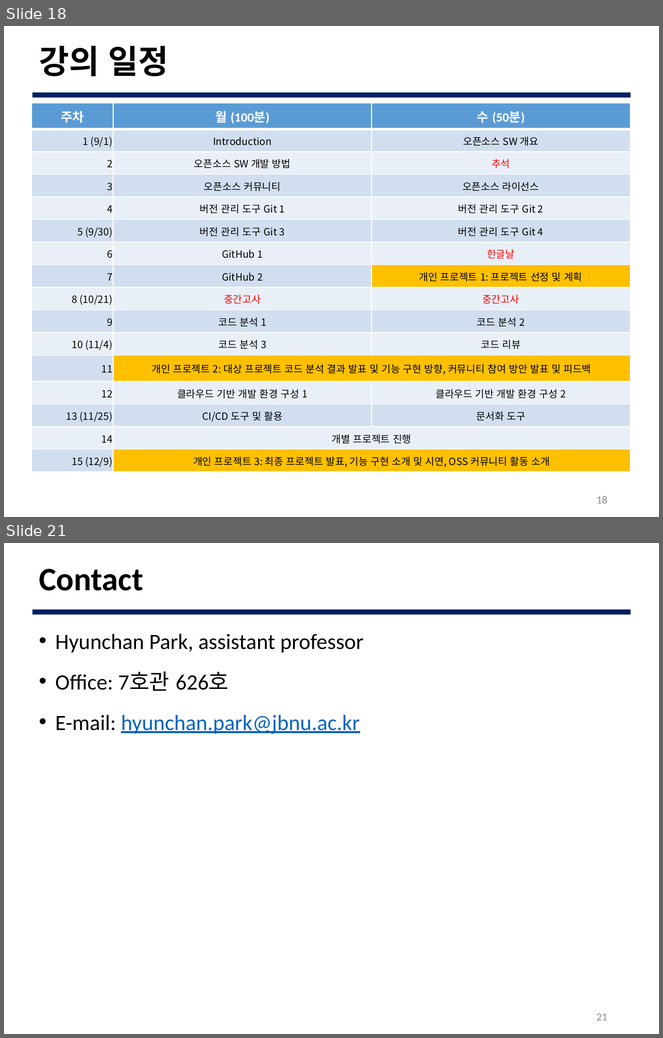
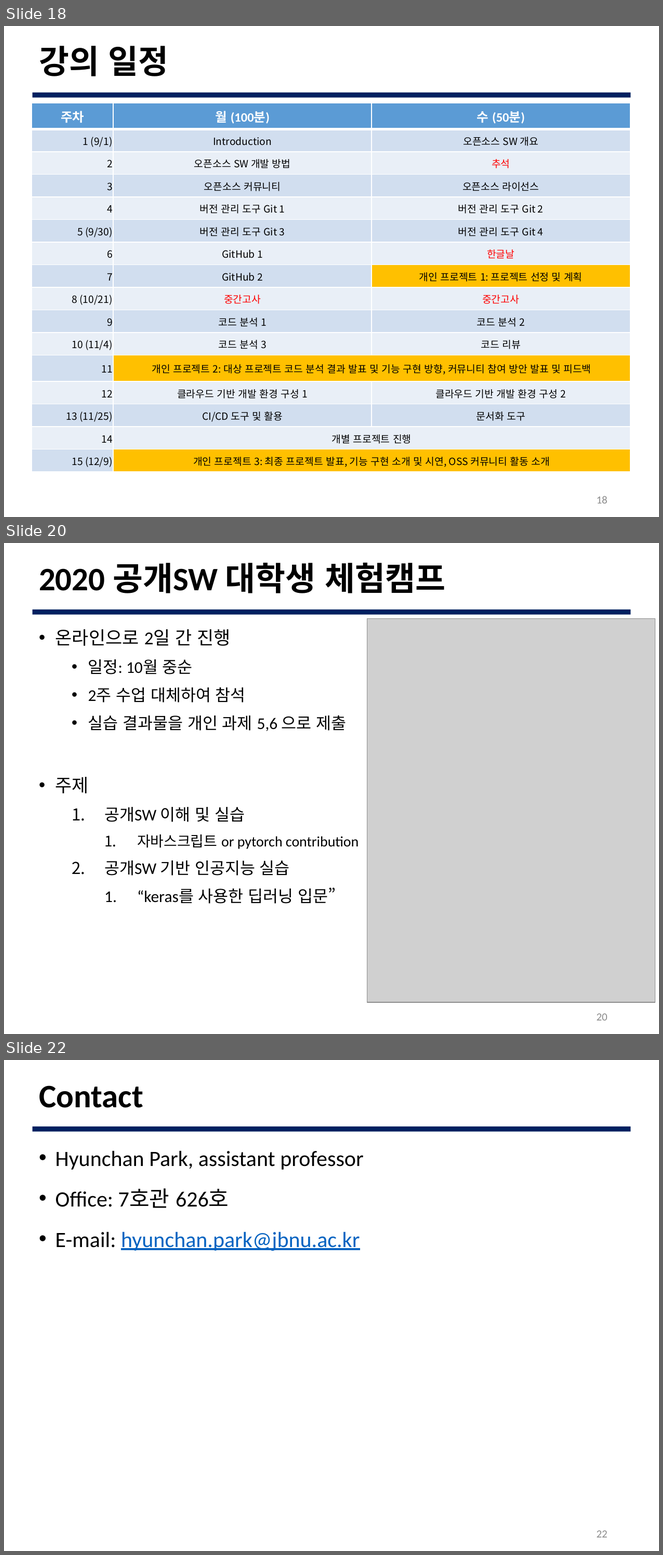
Before and after one commit to JBNU-JEduTools/osscourse, a slide deck: Slides 2020/0. Introduction OSS.pptx. Shown one above the other, each under a label of ours: slides 18 and 21 before the commit, slides 18, 20 and 22 after it; the slides between them are not shown. The pictures are 663x1038 and 663x1555 pixels, drawn with LibreOffice and Linux fonts; fonts in the diff are those of the drawing; grey boxes stand for pictures; background and template pictures are left out. Boxes give left, top, right and bottom in pixels: in the first picture for what was removed or moved away, otherwise in the second. Text is boxed around its words. In the diff, an @@ line names an element or a change of style, - is before the commit and + after.

```diff
--- a/Slides 2020/0. Introduction OSS.pptx
+++ b/Slides 2020/0. Introduction OSS.pptx
@@ slide 20 added at [4, 543, 659, 1034], background #FFFFFF; not listed: 1 template element that a slide beside it also shows @@
@@ title added at [39, 562, 445, 593], 36 pt, text #000000, bold @@
+2020 공개SW 대학생 체험캠프
@@ picture added at [367, 619, 656, 1003] @@
@@ text added at [55, 629, 359, 904], 18 pt, text #000000 @@
+• 온라인으로 2일 간 진행
+  • 일정: 10월 중순
+  • 2주 수업 대체하여 참석
+  • 실습 결과물을 개인 과제 5,6 으로 제출
+• 주제
+  1. 공개SW 이해 및 실습
+    1. 자바스크립트 or pytorch contribution
+  2. 공개SW 기반 인공지능 실습
+    1. “keras를 사용한 딥러닝 입문”
@@ page number added at [597, 1014, 608, 1021], 12 pt, text #8C8C8C @@
+20
@@ what was slide 21 is now slide 22 @@
@@ page number at [597, 1531, 608, 1538]: text changed @@
-21
+22
```
Also in this commit, not shown: 4 slides changed, 1 other slide added, 1 slide removed, 20 other files.
